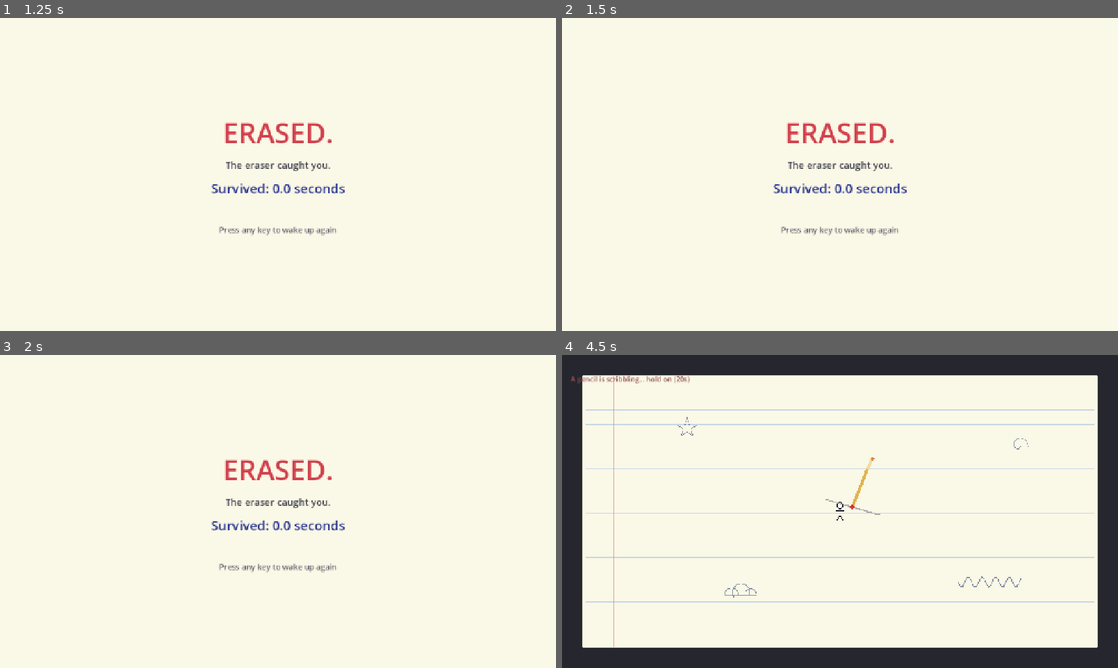
Above: before the commit, frames 1-4 (two rows, left to right).
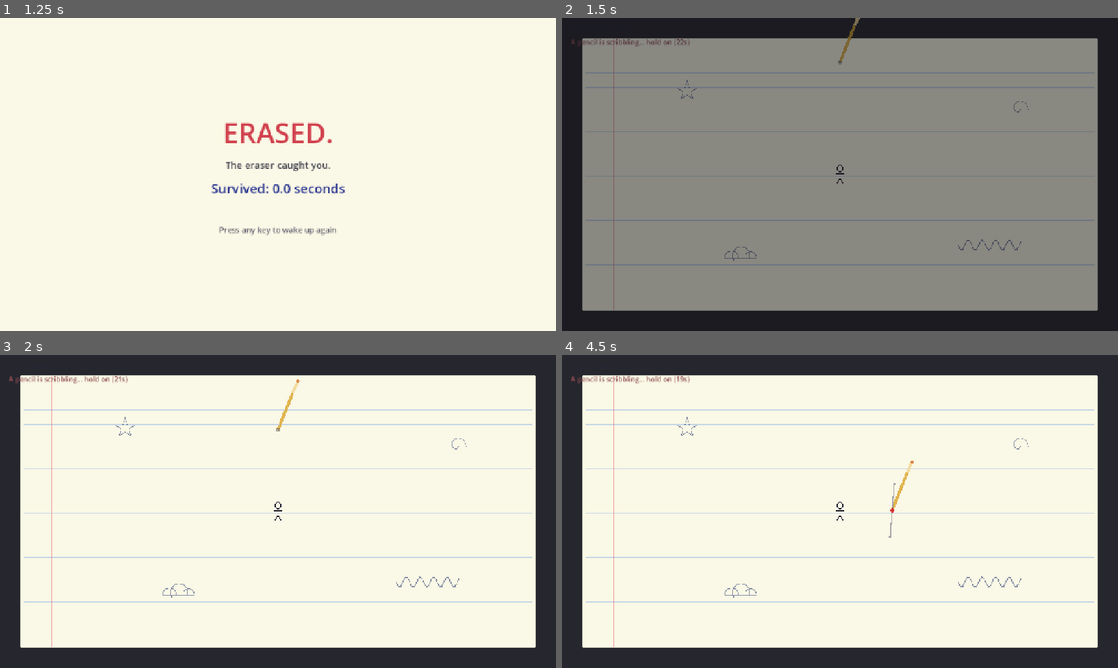
Above: after the commit, the same moments.

Repository: shiarauzo/Shebuiltthis-gamejam
Game: Godot game, scene res://scenes/end.tscn
Two runs of this game, one before a commit and one after it. Both use one fixed random seed, a clock stepped at 60 frames per second and the inputs below. This scene is started directly instead of the project's main scene.
Inputs (mouse positions are in pixels of both pictures, inside the frame that each line leads up to):
- Up to frame 1 (1.25 s): tap Enter at 0.5 s; move the mouse to (400, 158) at 0.52 s; hold D from 0.53 s (still down); click (400, 158) at 0.67 s
- Up to frame 2 (1.5 s): release D at 1.25 s; tap Enter at 1.25 s; drag from (728, 190) to (812, 237) at 1.27 s
- Up to frame 3 (2 s): no input
- Up to frame 4 (4.5 s): tap Enter at 2 s; move the mouse to (895, 442) at 2.02 s; hold D 2.03-2.75 s; drag from (812, 574) to (673, 464) at 2.77 s; move the mouse to (1006, 558) at 3.52 s; hold A 3.53-4.25 s; drag from (673, 464) to (756, 433) at 4.27 s

Frame 1 is identical in both runs. In frame 2, 100% of the frame differs, in the area x 0-100%, y 0-100%; in frame 3, 24%; in frame 4, 0.3%.

Commit message:
Fix E9: end-screen retry tied to cinematic + double-trigger guard
Enable retry on the close/open/reveal tween's finished signal instead of a
magic 1.7s timer, and guard against a double change_scene on key-spam. Closes #13

Diff:
--- a/scripts/end.gd
+++ b/scripts/end.gd
@@ -6,6 +6,7 @@
 const VH := 720.0
 
 var _can_retry := false
+var _retried := false
 
 func _ready() -> void:
 	var won: bool = Game.won
@@ -104,14 +105,17 @@
 	add_child(fade)
 	create_tween().tween_property(fade, "color:a", 0.0, 0.3)
 
-	get_tree().create_timer(1.7).timeout.connect(_enable_retry)
+	# Enable retry when the close/open/reveal cinematic actually finishes,
+	# not after a hardcoded delay.
+	tw.finished.connect(_enable_retry)
 
 func _enable_retry() -> void:
 	_can_retry = true
 
 func _input(event: InputEvent) -> void:
-	if not _can_retry:
+	if not _can_retry or _retried:
 		return
 	if (event is InputEventKey and event.pressed and not event.echo) \
 			or (event is InputEventMouseButton and event.pressed):
+		_retried = true  # guard against a double scene-change on key-spam
 		get_tree().change_scene_to_file("res://scenes/game.tscn")
